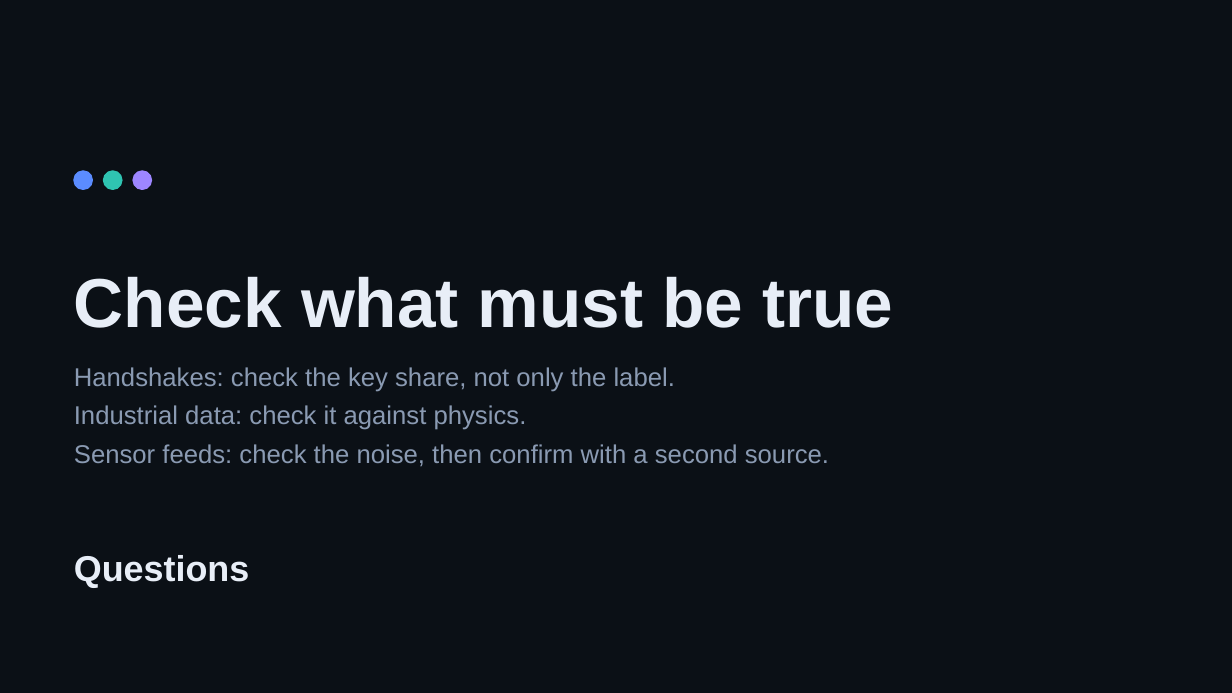
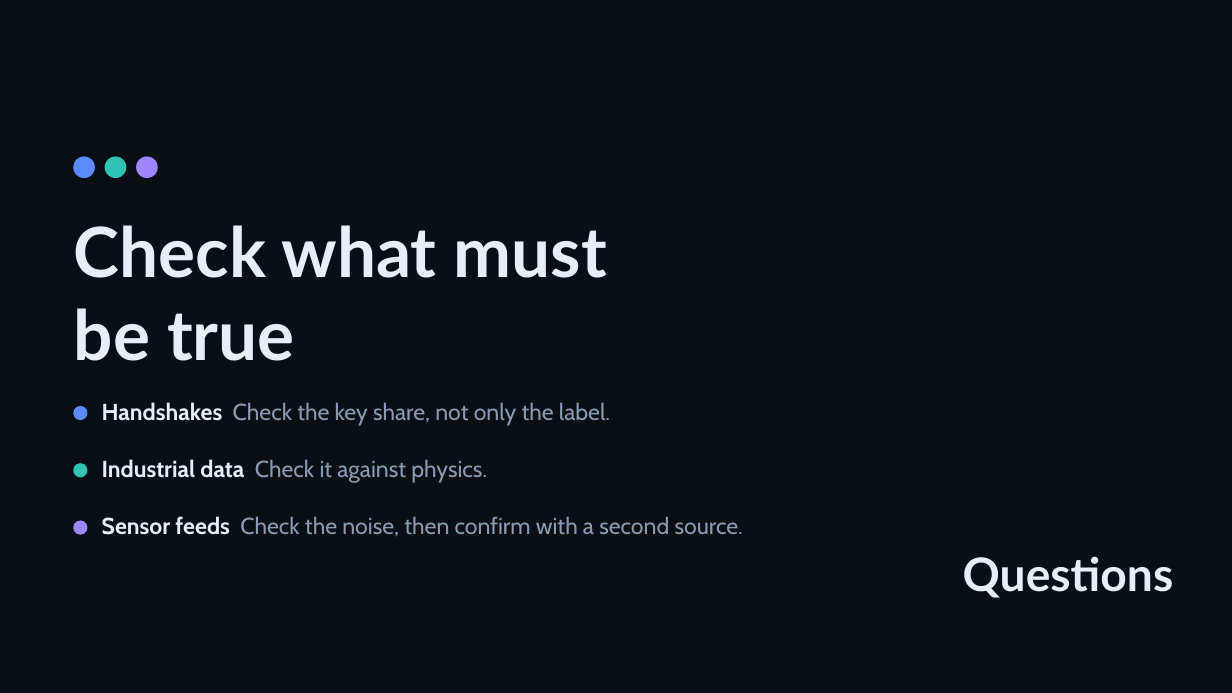
Before and after one commit to Keshav-gehlot/cyberwarfare-roleplay, a slide deck: slide 13 of 04_presentation.pptx (slide 12 before the commit). Drawn at 1232x693 pixels with LibreOffice and Linux fonts; fonts in the diff are those of the drawing. Boxes give left, top, right and bottom in pixels: in the first picture for what was removed or moved away, otherwise in the second. Text is boxed around its words. In the diff, an @@ line names an element or a change of style, - is before the commit and + after.

```diff
--- a/04_presentation.pptx
+++ b/04_presentation.pptx
@@ background #0B1016 to #0A0F15 @@
@@ ellipse: place and size @@
-ellipse at <box>74,171,92,189</box>
+ellipse at <box>74,157,94,177</box>
@@ ellipse: place and size @@
-ellipse at <box>104,171,122,189</box>
+ellipse at <box>105,157,126,177</box>
@@ ellipse: place and size @@
-ellipse at <box>133,171,152,189</box>
+ellipse at <box>137,157,157,177</box>
@@ title "Check what must be true": place and size @@
-title "Check what must be true" at <box>74,276,894,328</box>
+title "Check what must be true" at <box>74,225,607,361</box>
@@ title "Check what must be true" at <box>74,225,607,361</box>: font Arial to Lato @@
@@ ellipse added at <box>74,407,87,420</box>, fill #5B8CFF, outline #5B8CFF 1 pt @@
@@ text at <box>102,402,610,426</box>: text changed; size 20 to 18 pt; font Arial to Cabin; text colour #8A9AB2 to #8B9BB3 @@
-Handshakes: check the key share, not only the label.
-Industrial data: check it against physics.
-Sensor feeds: check the noise, then confirm with a second source.
+Handshakes Check the key share, not only the label.
@@ ellipse added at <box>74,464,87,477</box>, fill #2FC4B2, outline #2FC4B2 1 pt @@
@@ text added at <box>102,459,487,483</box>, 18 pt, text #8B9BB3 @@
+Industrial data Check it against physics.
@@ ellipse added at <box>74,521,87,534</box>, fill #9D86FF, outline #9D86FF 1 pt @@
@@ text added at <box>102,516,743,536</box>, 18 pt, text #8B9BB3 @@
+Sensor feeds Check the noise, then confirm with a second source.
@@ text "Questions": place and size @@
-text "Questions" at <box>74,555,249,588</box>
+text "Questions" at <box>963,556,1174,598</box>
@@ text "Questions" at <box>963,556,1174,598</box>: size 28 to 36 pt, font Arial to Lato; alignment left to right @@
```
Also in this commit, not shown: 10 other slides changed, 2 slides added, 1 slide removed, 10 other files.
